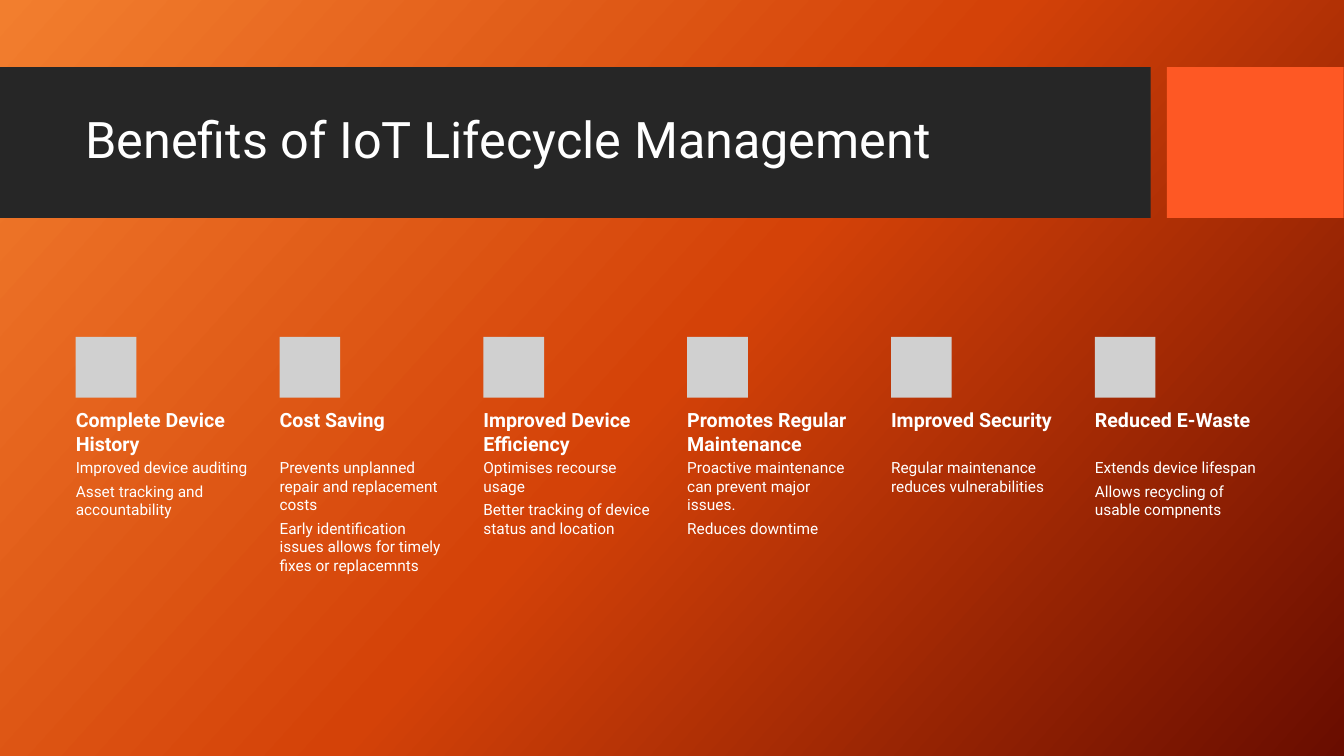
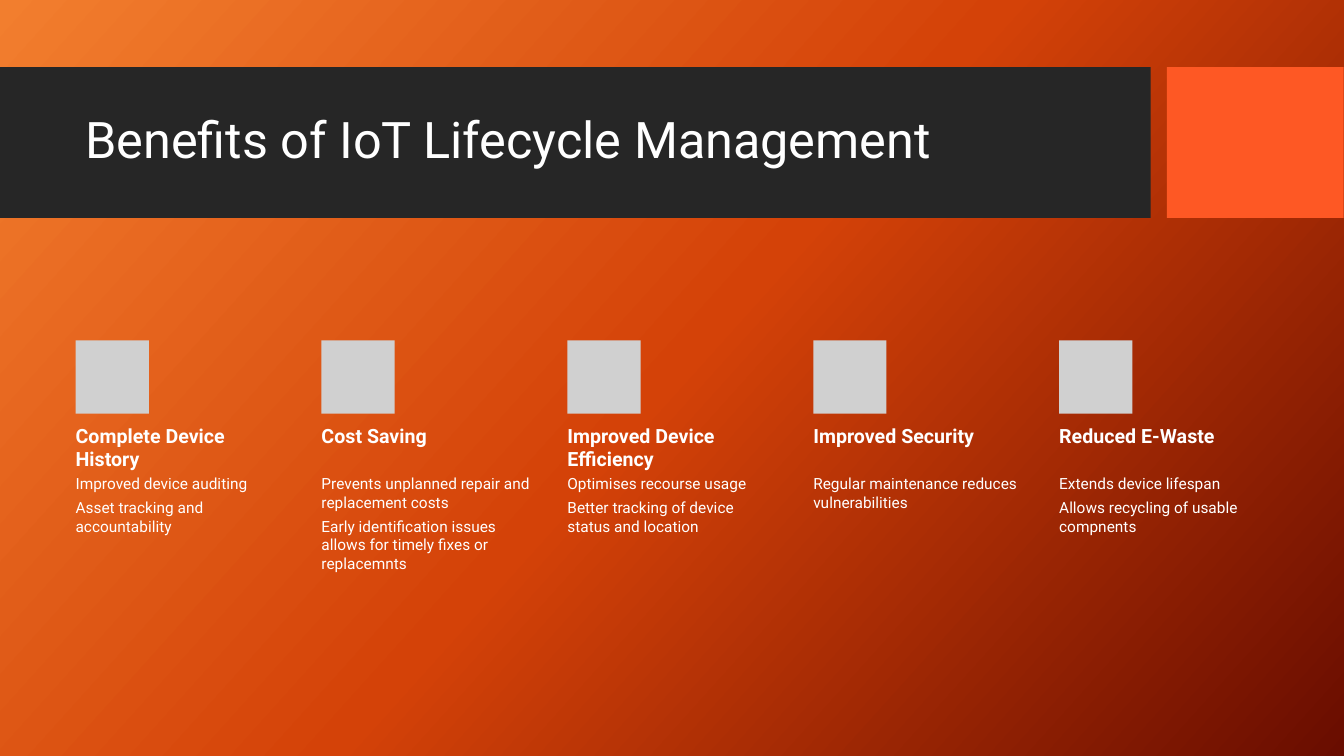
Before and after one commit to Niko-PL/Comp2003Project, a slide deck: slide 4 of Paper WOrk/Presentation - FIna;.pptx. Drawn at 1344x756 pixels with LibreOffice and Linux fonts; fonts in the diff are those of the drawing; grey boxes stand for pictures; background and template pictures are left out. Boxes give left, top, right and bottom in pixels: in the first picture for what was removed or moved away, otherwise in the second. Text is boxed around its words. In the diff, an @@ line names an element or a change of style, - is before the commit and + after.

Commit message:
Final

```diff
--- a/Paper WOrk/Presentation - FIna;.pptx
+++ b/Paper WOrk/Presentation - FIna;.pptx
@@ picture: place and size @@
-picture at [76,337,136,397]
+picture at [76,341,149,414]
@@ picture added at [322,341,395,414] @@
@@ picture: place and size @@
-picture at [484,337,544,397]
+picture at [568,341,641,414]
@@ picture added at [814,341,887,414] @@
@@ picture added at [1060,341,1133,414] @@
@@ group removed at [279,337,1155,534]: 4 pictures, 2 texts @@
-Promotes Regular Maintenance
-Proactive maintenance can prevent major issues.
-Reduces downtime
@@ text "Complete Device History": place and size @@
-text "Complete Device History" at [76,412,225,455]
+text "Complete Device History" at [76,428,225,470]
@@ text "Cost Saving": place and size @@
-text "Cost Saving" at [280,412,385,431]
+text "Cost Saving" at [321,428,427,447]
@@ text "Improved Device Efficiency": place and size @@
-text "Improved Device Efficiency" at [483,412,630,455]
+text "Improved Device Efficiency" at [567,428,714,470]
@@ text "Improved Security": place and size @@
-text "Improved Security" at [891,412,1052,431]
+text "Improved Security" at [813,428,974,447]
@@ text "Reduced E-Waste": place and size @@
-text "Reduced E-Waste" at [1095,412,1250,428]
+text "Reduced E-Waste" at [1059,428,1214,444]
@@ text "Improved device auditing": place and size @@
-text "Improved device auditing" at [76,461,247,519]
+text "Improved device auditing" at [76,477,247,536]
@@ text "Prevents unplanned repair and replacement ..." rewrapped from [280,461,441,574] to [321,477,530,572] @@
@@ text "Optimises recourse usage" rewrapped from [483,462,649,534] to [567,478,746,532] @@
@@ text "Regular maintenance reduces vulnerabilities" rewrapped from [891,461,1045,492] to [813,477,1017,508] @@
@@ text "Extends device lifespan" rewrapped from [1095,461,1256,518] to [1059,477,1237,535] @@
```
